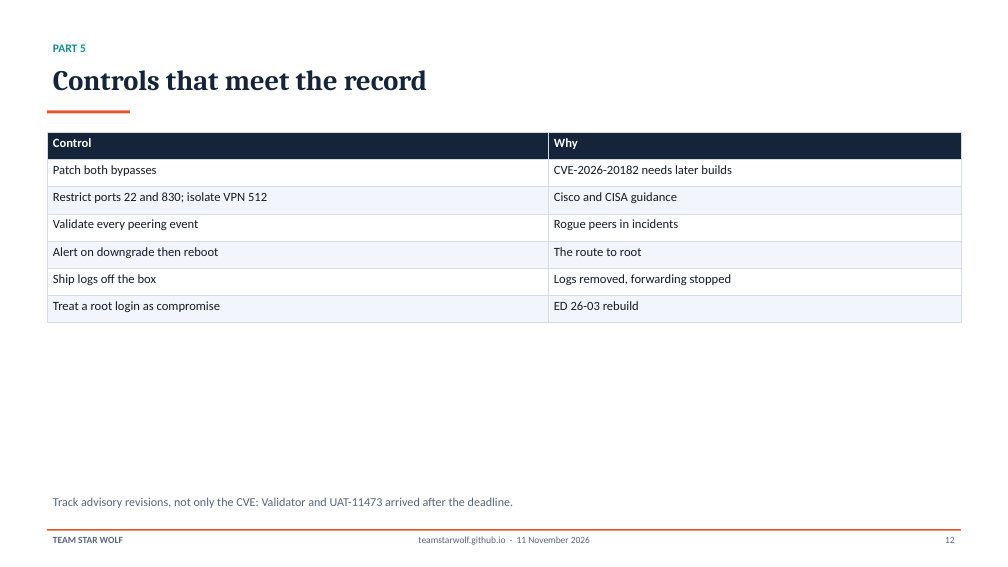
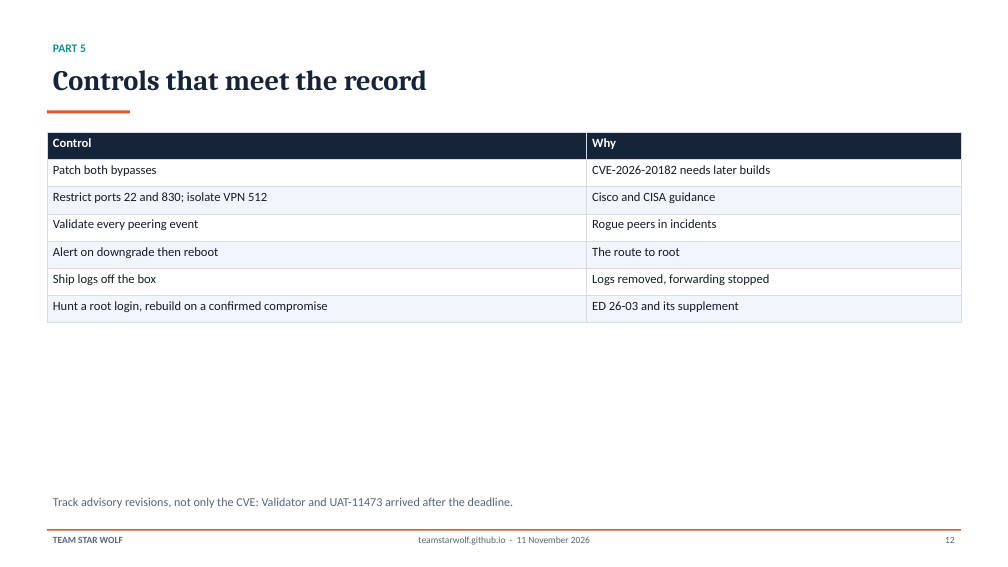
Before and after one commit to TeamStarWolf/TeamStarWolf, a slide deck: slide 12 of case-studies/slides/Cisco_SD_WAN_CVE_2026_20127_Case_Study.pptx. Drawn at 1008x567 pixels with LibreOffice and Linux fonts; fonts in the diff are those of the drawing. Boxes give left, top, right and bottom in pixels: in the first picture for what was removed or moved away, otherwise in the second. Text is boxed around its words. In the diff, an @@ line names an element or a change of style, - is before the commit and + after.

```diff
--- a/case-studies/slides/Cisco_SD_WAN_CVE_2026_20127_Case_Study.pptx
+++ b/case-studies/slides/Cisco_SD_WAN_CVE_2026_20127_Case_Study.pptx
@@ table at bbox=[47, 132, 961, 323] @@
-row 7, column 1: Treat a root login as compromise
+row 7, column 1: Hunt a root login, rebuild on a confirmed compromise
-row 7, column 2: ED 26-03 rebuild
+row 7, column 2: ED 26-03 and its supplement
```
Also in this commit, not shown: 2 other slides changed, 3 other files.
